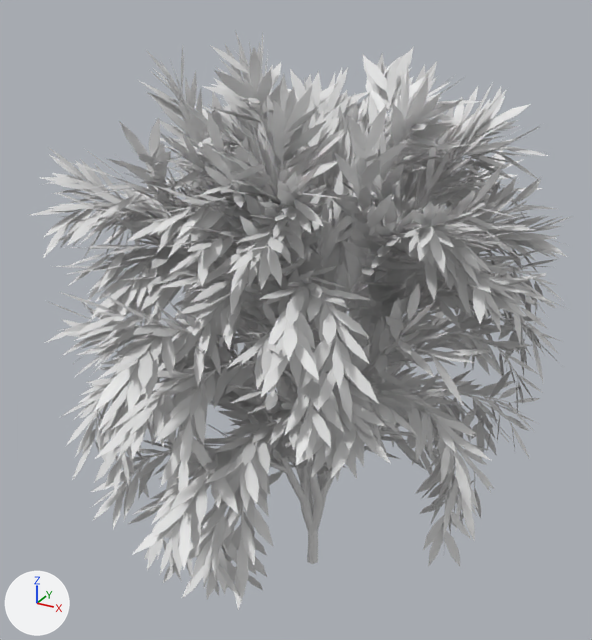
Two versions of the Blender file blender/tree_02.blend, one commit apart.
Camera for both pictures: a camera (50 mm lens) standing at (2.73, -5.27, 4.97) and looking at (-0.16, -0.02, 2.34). Arrows for +X, +Y and +Z are at lower left; the lights stay in place.

The first picture shows 'leaves', 'tree_02'.
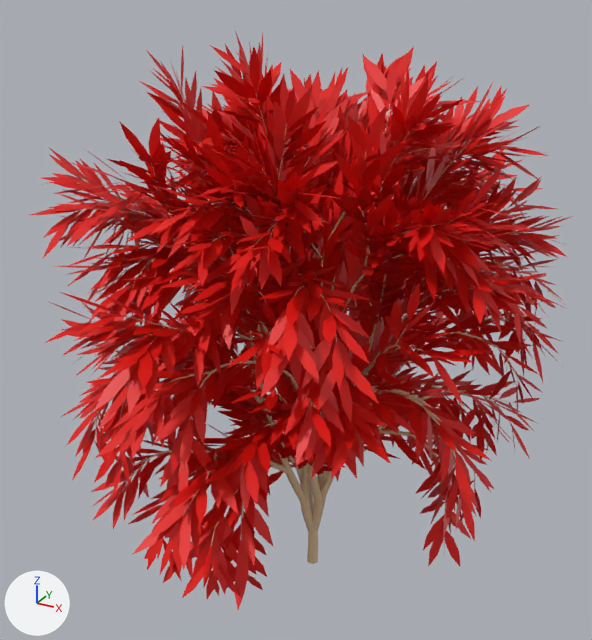
Commit message: Some basic materials for the trees

What differs and where, as boxes [x1, y1, x2, y2] in the pictures (592 x 640 px):
'leaves', recoloured (grey to red)
    both: [30, 31, 573, 610]

The change, as a list of edits to the scene's bpy script:
```text
Add mat_mat_bark_ash:
    mat_mat_bark_ash = principled_material('mat_bark_ash')
    mat_mat_bark_ash.base_color = (0.8, 0.565, 0.34)  # beige #e7c69e
Add mat_mat_leaf_red:
    mat_mat_leaf_red = principled_material('mat_leaf_red')
    mat_mat_leaf_red.base_color = (0.8, 0.00341, 0.0)  # red #e70b00
Change me_leaves:
    where me_leaves.from_pydata(...)  # 36180 vertices, 12060 faces; spans x -2.22..1.8, y -2.19..2.03, z 0.24..4.56
    add me_leaves.materials.append(mat_mat_leaf_red)  # red #e70b00
Change cu_tree:
    add cu_tree.materials.append(mat_mat_bark_ash)  # beige #e7c69e
```
